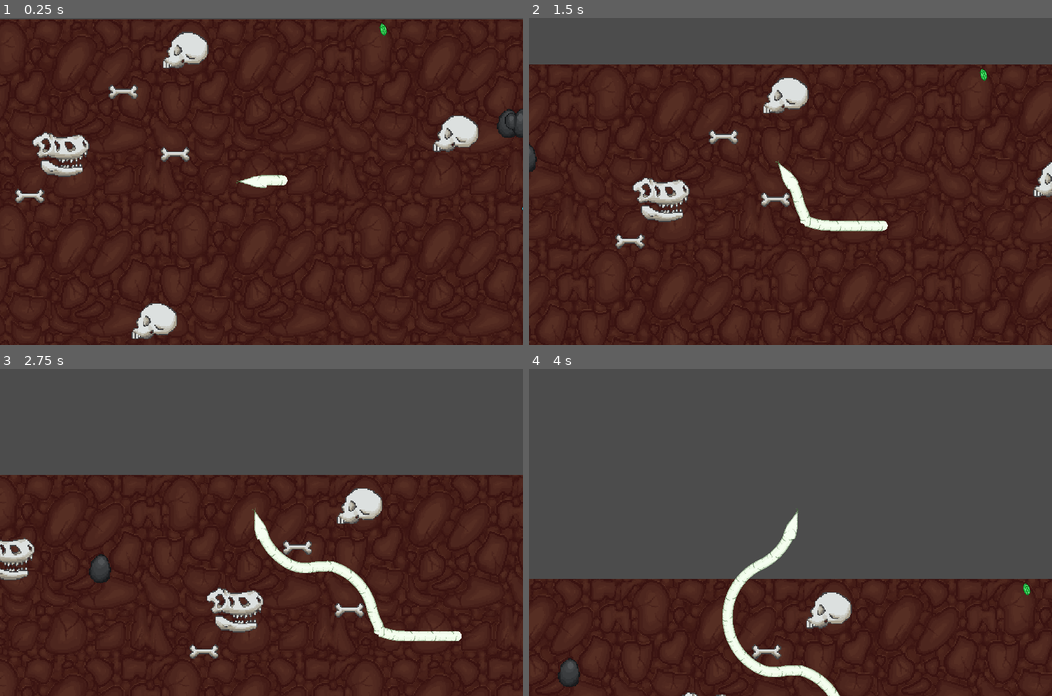
Above: before the commit, frames 1-4 (two rows, left to right).
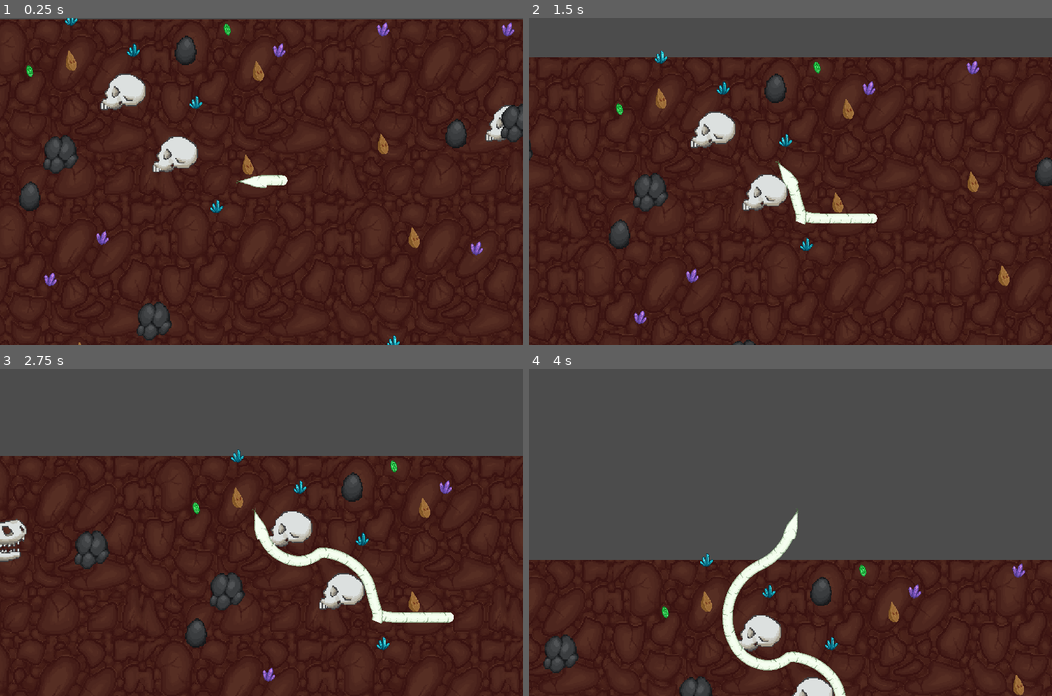
Above: after the commit, the same moments.

Repository: 0xOnyx/GGJ
Game: Godot game, scene res://scenes/main.tscn
Two runs of this game, one before a commit and one after it. Both use one fixed random seed, a clock stepped at 60 frames per second and the inputs below.
Inputs:
- Up to frame 1 (0.25 s): no input
- Up to frame 2 (1.5 s): hold D (right) 0.53-1.28 s; hold A (left) from 1.28 s (still down)
- Up to frame 3 (2.75 s): release A (left) at 2.03 s; hold D (right) from 2.03 s (still down)
- Up to frame 4 (4 s): release D (right) at 3.53 s; hold A (left) from 3.53 s (still down)

The runs differ from the first frame. In frame 1, 6.2% of the frame differs, in the area x 2-100%, y 0-100%; in frame 2, 10%; in frame 3, 16%, in the area x 0-100%, y 24-100%; in frame 4, 11%.

Commit message:
background add follow user

Diff:
--- a/scenes/background.tscn
+++ b/scenes/background.tscn
@@ -4,3 +4,9 @@
 
 [node name="Node2D" type="Node2D"]
 script = ExtResource( 2 )
+
+[node name="Area2D" type="Area2D" parent="."]
+
+[node name="CollisionShape2D" type="CollisionShape2D" parent="Area2D"]
+
+[connection signal="body_entered" from="Area2D" to="." method="_on_Area2D_body_entered"]
--- a/scripts/backgroundTileMap.gd
+++ b/scripts/backgroundTileMap.gd
@@ -2,7 +2,10 @@
 
 var current_level = 1
 var map_set
+var size = 1760;
+var last = Vector2(0, size)
 
+var shape = RectangleShape2D.new()
 var noise_collectable = OpenSimplexNoise.new()
 var noise_rock = OpenSimplexNoise.new()
 onready var Collectable = preload("res://scenes/collectable/Collectable.tscn")
@@ -19,11 +22,13 @@
 	noise_rock.octaves = 4
 	noise_rock.period = 20.0
 	noise_rock.persistence = 0.8
-#	set_tileset_map()
 	var texture = create_texture("res://assets/tiile_base.png")
-	var tilemap = load_image_to_tilemap(texture, Vector2(1000, 2000))
-	tilemap.z_index = -1
-	add_child(tilemap)
+	load_image_to_tilemap(texture, Vector2(size, size), Vector2(0, 0) )
+	shape.set_extents(Vector2(size / 2, 10))
+	$Area2D/CollisionShape2D.set_shape(shape)
+	$Area2D.set_position(Vector2(size / 2, size / 2))
+
+
 
 func create_texture(path_img):
 	var image = load(path_img) # Charge l'image PNG
@@ -34,20 +39,20 @@
 	tileset.autotile_set_size(1, Vector2(image.get_width(), image.get_height()))
 	return tileset
 
-func load_image_to_tilemap(texture, size):
+func load_image_to_tilemap(texture, size, position):
 	var tilemap = TileMap.new()
 	var tmp_instance
 	tilemap.set_tileset(texture)
 	tilemap.set_cell_size(texture.autotile_get_size(1))
 
-	# Boucle pour remplir le tileMap avec la taille définie
+	# Boucle pour remplir le tileMap avec la taille définiepa
 	for x in range(0, size.x, texture.autotile_get_size(1).x):
 		for y in range(0, size.y, texture.autotile_get_size(1).y):
 			tilemap.set_cell(x / texture.autotile_get_size(1).x, y / texture.autotile_get_size(1).y, 1)
 
 	for x in range(0, size.x, 10):
 		for y in range(0, size.y, 10):
-			if (noise_collectable.get_noise_2d(x, y) >= 0.5):
+			if (noise_collectable.get_noise_2d(x, y) >= 0.4):
 				tmp_instance = Collectable.instance()
 				tmp_instance.set_position(Vector2(x, y))
 				add_child(tmp_instance)
@@ -55,5 +60,18 @@
 				tmp_instance = Rock.instance()
 				tmp_instance.set_position(Vector2(x, y))
 				add_child(tmp_instance)
+	tilemap.z_index = -1
+	tilemap.position = position
+	add_child(tilemap)
 
-	return tilemap
+
+
+
+func _on_Area2D_body_entered(body):
+	if body.get_name() == "Root":
+		var texture = create_texture("res://assets/tiile_base.png")
+		load_image_to_tilemap(texture, Vector2(size, size), last )
+		last.y += size
+		$Area2D/CollisionShape2D.set_shape(shape)
+		$Area2D.set_position(Vector2(size / 2, last.y - (size / 2)))
+		print("COOOLISIONNNN!")
